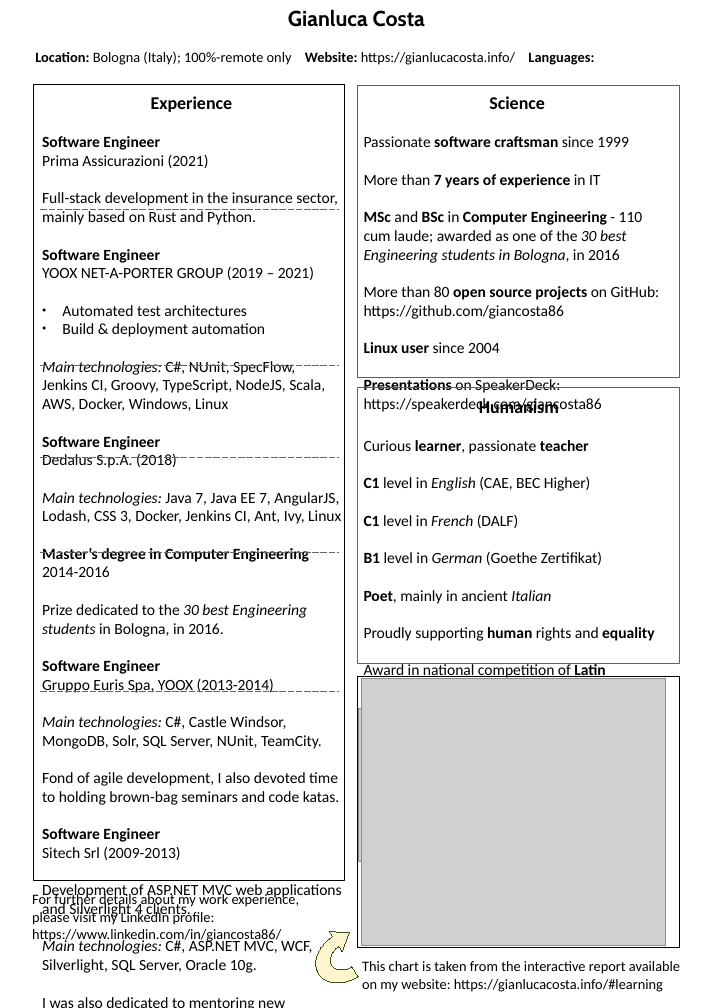
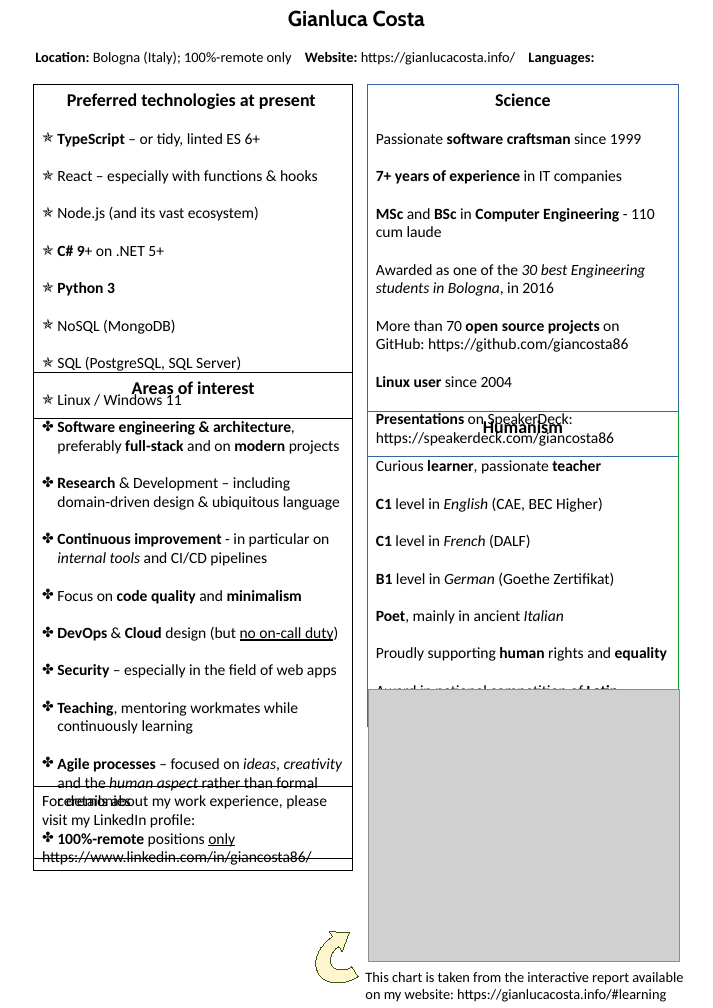
Before and after one commit to giancosta86/giancosta86.github.io, a slide deck: slide 1 of cv_costa_en.odp. Drawn at 713x1008 pixels with LibreOffice and Linux fonts; fonts in the diff are those of the drawing; grey boxes stand for pictures; background and template pictures are left out. Boxes give left, top, right and bottom in pixels: in the first picture for what was removed or moved away, otherwise in the second. Text is boxed around its words. In the diff, an @@ line names an element or a change of style, - is before the commit and + after.

```diff
--- a/cv_costa_en.odp
+++ b/cv_costa_en.odp
@@ rectangle removed at (34, 84, 344, 880) @@
@@ rectangle added at (34, 84, 353, 419), outline #000000 0 pt, 13 pt, text #000000 @@
+Preferred technologies at present
+✯ TypeScript – or tidy, linted ES 6+
+✯ React – especially with functions & hooks
+✯ Node.js (and its vast ecosystem)
+✯ C# 9+ on .NET 5+
+✯ Python 3
+✯ NoSQL (MongoDB)
+✯ SQL (PostgreSQL, SQL Server)
+✯ Linux / Windows 11
@@ rectangle removed at (357, 85, 679, 378) @@
@@ rectangle "Science": place and size @@
-rectangle "Science" at (364, 96, 660, 413)
+rectangle "Science" at (367, 84, 679, 457)
@@ rectangle "Science" at (367, 84, 679, 457): outline none to #3465A4 0 pt @@
@@ text removed at (42, 96, 342, 973) @@
-Experience
-Software Engineer
-Prima Assicurazioni (2021)
-Full-stack development in the insurance sector, mainly based on Rust and Python.
-Software Engineer
-YOOX NET-A-PORTER GROUP (2019 – 2021)
-● Automated test architectures
-● Build & deployment automation
-Main technologies: C#, NUnit, SpecFlow, Jenkins CI, Groovy, TypeScript, NodeJS, Scala, AWS, Docker, Windows, Linux
-Software Engineer
-Dedalus S.p.A. (2018)
-Main technologies: Java 7, Java EE 7, AngularJS, Lodash, CSS 3, Docker, Jenkins CI, Ant, Ivy, Linux
-Master’s degree in Computer Engineering
-2014-2016
-Prize dedicated to the 30 best Engineering students in Bologna, in 2016.
-Software Engineer
-Gruppo Euris Spa, YOOX (2013-2014)
-Main technologies: C#, Castle Windsor, MongoDB, Solr, SQL Server, NUnit, TeamCity.
-Fond of agile development, I also devoted time to holding brown-bag seminars and code katas.
-Software Engineer
-Sitech Srl (2009-2013)
-Development of ASP.NET MVC web applications and Silverlight 4 clients.
-Main technologies: C#, ASP.NET MVC, WCF, Silverlight, SQL Server, Oracle 10g.
-I was also dedicated to mentoring new colleagues in C# and OOP.
@@ text in rectangle at (376, 133, 655, 352): text changed @@
-Passionate software craftsman since 1999
-More than 7 years of experience in IT
-MSc and BSc in Computer Engineering - 110 cum laude; awarded as one of the 30 best Engineering students in Bologna, in 2016
-More than 80 open source projects on GitHub: https://github.com/giancosta86
+Passionate software craftsman since 1999
+7+ years of experience in IT companies
+MSc and BSc in Computer Engineering - 110 cum laude
+Awarded as one of the 30 best Engineering students in Bologna, in 2016
+More than 70 open source projects on GitHub: https://github.com/giancosta86
@@ line removed from (41, 210) to (338, 210) @@
@@ rectangle added at (34, 372, 353, 859), outline #000000 0 pt, 13 pt, text #000000 @@
+Areas of interest
+✤ Software engineering & architecture, preferably full-stack and on modern projects
+✤ Research & Development – including domain-driven design & ubiquitous language
+✤ Continuous improvement - in particular on internal tools and CI/CD pipelines
+✤ Focus on code quality and minimalism
+✤ DevOps & Cloud design (but no on-call duty)
+✤ Security – especially in the field of web apps
+✤ Teaching, mentoring workmates while continuously learning
+✤ Agile processes – focused on ideas, creativity and the human aspect rather than formal ceremonies
+✤ 100%-remote positions only
@@ line removed from (41, 366) to (338, 366) @@
@@ rectangle removed at (357, 388, 679, 664) @@
@@ rectangle "Humanism": place and size @@
-rectangle "Humanism" at (364, 399, 655, 679)
+rectangle "Humanism" at (367, 412, 679, 728)
@@ rectangle "Humanism" at (367, 412, 679, 728): outline none to #069A2E 0 pt @@
@@ line removed from (41, 457) to (338, 457) @@
@@ line removed from (41, 553) to (338, 553) @@
@@ rectangle removed at (357, 677, 679, 948) @@
@@ picture: place and size @@
-picture at (361, 679, 666, 946)
+picture at (368, 689, 679, 961)
@@ line removed from (41, 691) to (338, 691) @@
@@ picture removed at (359, 708, 534, 861) @@
@@ rectangle "For details about my work ...": place and size @@
-rectangle "For details about my work ..." at (32, 892, 300, 944)
+rectangle "For details about my work ..." at (34, 786, 353, 871)
@@ rectangle "For details about my work ..." at (34, 786, 353, 871): outline none to #000000 0 pt @@
@@ text in rectangle at (42, 795, 327, 828): text changed; size 12 to 13 pt @@
-For further details about my work experience, please visit my LinkedIn profile:
+For details about my work experience, please visit my LinkedIn profile:
@@ text in rectangle at (42, 851, 312, 865): size 12 to 13 pt in "https://www.linkedin.com/in/giancosta86/" @@
@@ text "This chart is taken from ...": place and size @@
-text "This chart is taken from ..." at (362, 961, 680, 992)
+text "This chart is taken from ..." at (365, 972, 683, 1002)
```
Also in this commit, not shown: 1 other file.
